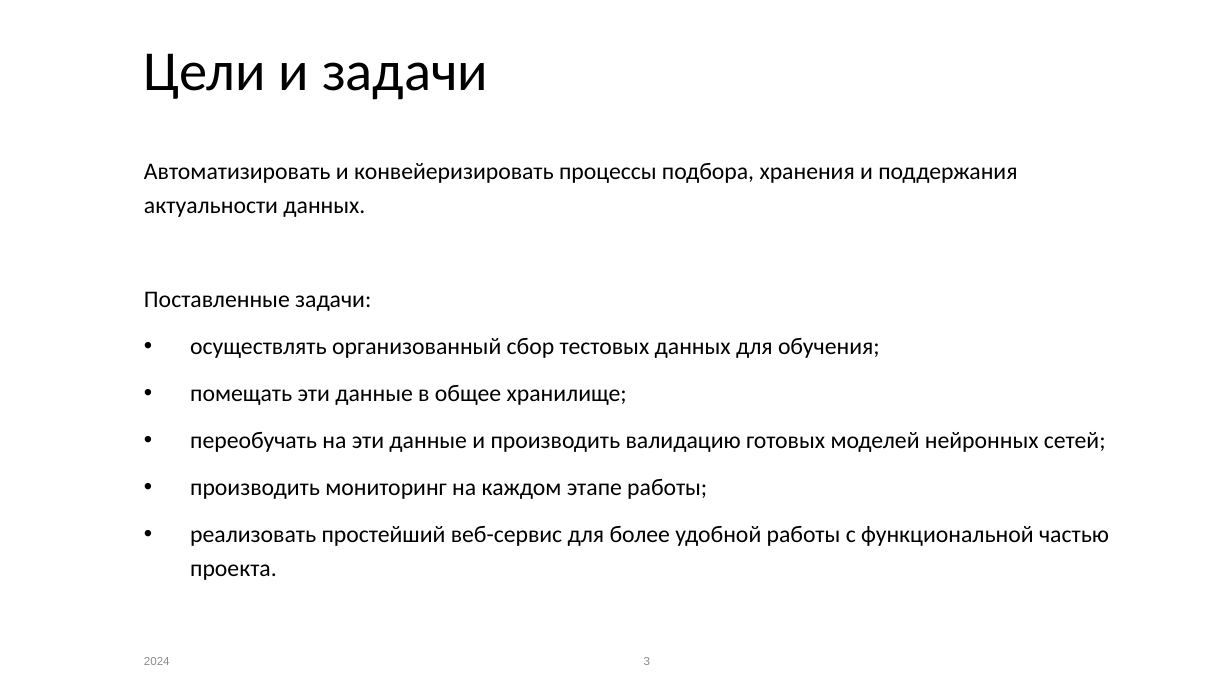
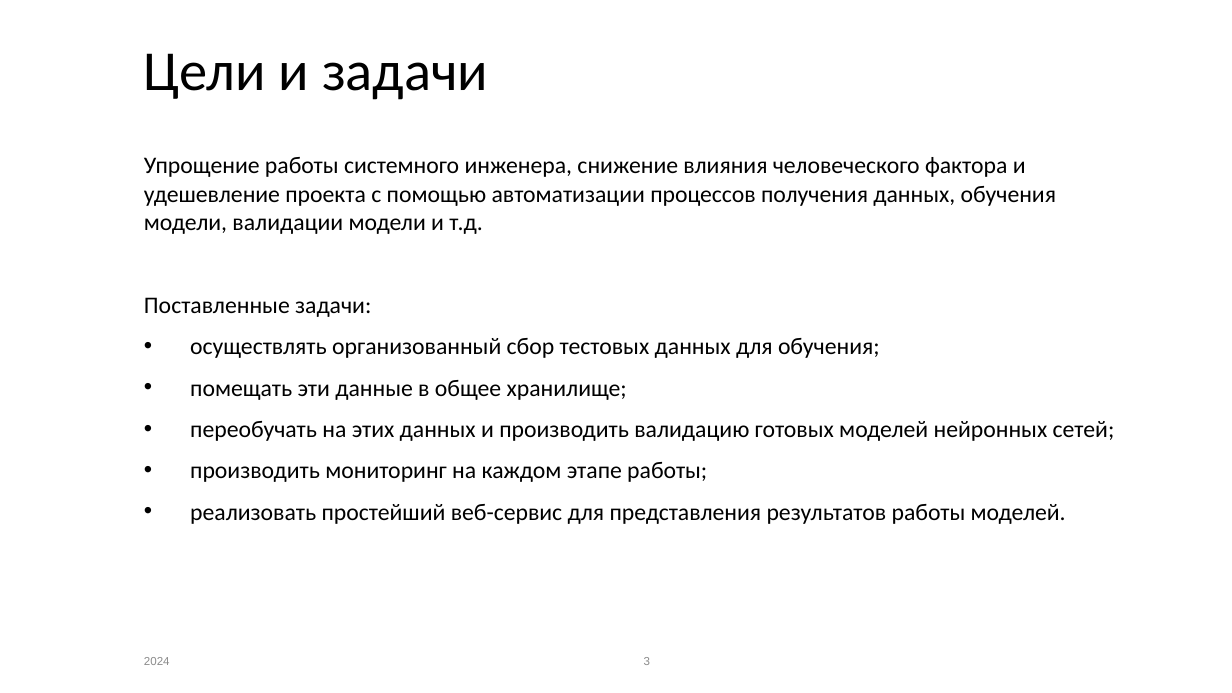
Before and after one commit to MontaGGGne/rabbitmq-service-dev, a slide deck: slide 3 of VBR_bak_NASA_Turbofans_Presentation.pptx. Drawn at 1232x693 pixels with LibreOffice and Linux fonts; fonts in the diff are those of the drawing; background and template pictures are left out. Boxes give left, top, right and bottom in pixels: in the first picture for what was removed or moved away, otherwise in the second. Text is boxed around its words. In the diff, an @@ line names an element or a change of style, - is before the commit and + after.

```diff
--- a/VBR_bak_NASA_Turbofans_Presentation.pptx
+++ b/VBR_bak_NASA_Turbofans_Presentation.pptx
@@ text at (x1=144, y1=157, x2=1056, y2=234): text changed @@
-Автоматизировать и конвейеризировать процессы подбора, хранения и поддержания актуальности данных.
+Упрощение работы системного инженера, снижение влияния человеческого фактора и удешевление проекта с помощью автоматизации процессов получения данных, обучения модели, валидации модели и т.д.
@@ text at (x1=144, y1=297, x2=880, y2=482): line spacing 1.2 to 1 @@
@@ text at (x1=190, y1=421, x2=1115, y2=441): text changed @@
-• переобучать на эти данные и производить валидацию готовых моделей нейронных сетей;
+• переобучать на этих данных и производить валидацию готовых моделей нейронных сетей;
@@ text at (x1=190, y1=504, x2=1066, y2=524): text changed @@
-• реализовать простейший веб-сервис для более удобной работы с функциональной частью проекта.
+• реализовать простейший веб-сервис для представления результатов работы моделей.
```
Also in this commit, not shown: 3 other slides changed, 20 slides added, 2 slides removed, 1 other file.
